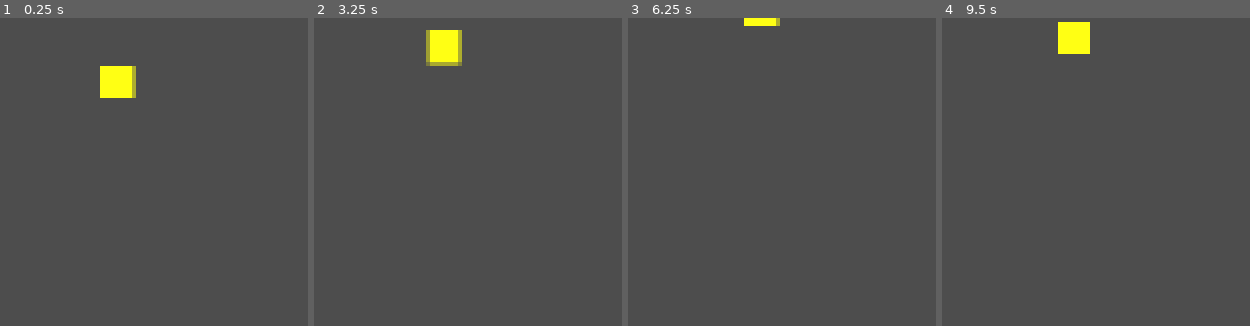
Above: before the commit, frames 1-4 (left to right).
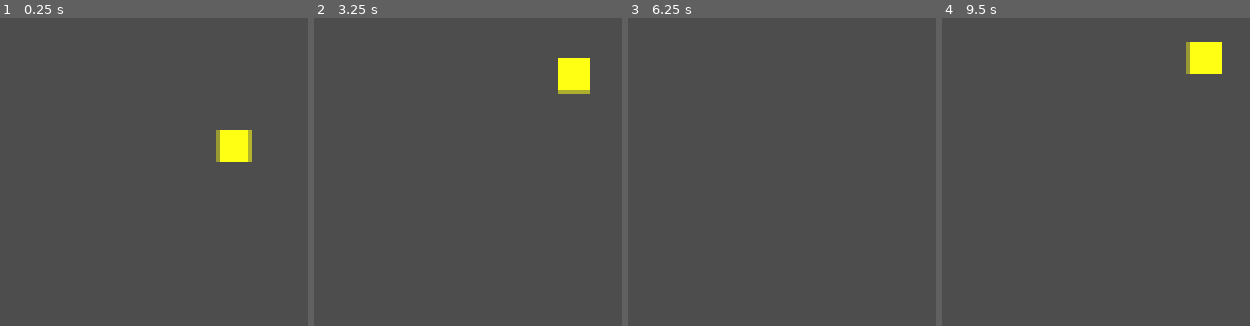
Above: after the commit, the same moments.

Repository: Vilkiy/Debt-Survivors
Game: Godot game, scene res://logic/gameplay_elements/weapons/orbit_weapon/orbit_weapon.tscn
Two runs of this game, one before a commit and one after it. Both use one fixed random seed, a clock stepped at 60 frames per second and the inputs below. This scene is started directly instead of the project's main scene.
Inputs:
- Up to frame 1 (0.25 s): no input
- Up to frame 2 (3.25 s): tap Enter at 0.5, 2 s; hold D (move_right) 0.53-1.28 s; tap Space (dash) at 0.6, 1.25, 1.35, 2.1, 2.75, 2.85 s; hold S (move_down) 1.28-2.03 s; hold D (move_right) 2.03-2.78 s; hold W (move_up) from 2.78 s (still down)
- Up to frame 3 (6.25 s): release W (move_up) at 3.53 s; hold A (move_left) 3.53-5.03 s; tap Space (dash) at 3.6, 4.35, 5, 5.1, 5.85 s; tap Enter at 4.25 s; hold S (move_down) 5.03-5.78 s; hold D (move_right) from 5.78 s (still down)
- Up to frame 4 (9.5 s): release D (move_right) at 6.53 s; hold W (move_up) 6.53-7.28 s; tap Space (dash) every 0.75 s from 6.6 to 8.85 s; hold D (move_right) 7.28-8.03 s; hold S (move_down) 8.03-8.78 s; hold A (move_left) from 8.78 s (still down)

The runs differ from the first frame. In frame 1, 2.4% of the frame differs, in the area x 32-82%, y 15-47%; in frame 2, 2.6%, in the area x 36-90%, y 3-25%; in frame 3, 0.3%; in frame 4, 2.3%.

Commit message:
Orbit balance patch

Diff:
--- a/logic/gameplay_elements/weapons/orbit_weapon/orbit_weapon.gd
+++ b/logic/gameplay_elements/weapons/orbit_weapon/orbit_weapon.gd
@@ -4,7 +4,7 @@
 const ORB = preload("res://logic/gameplay_elements/weapons/orbit_weapon/orb/orb.tscn")
 
 var orb_count: int = 1
-var orbit_radius: float = 80.0
+var orbit_radius: float = 160.0
 var orbit_speed: float = 2.0  # radians per second
 var angle: float = 0.0
 var orbs: Array = []
